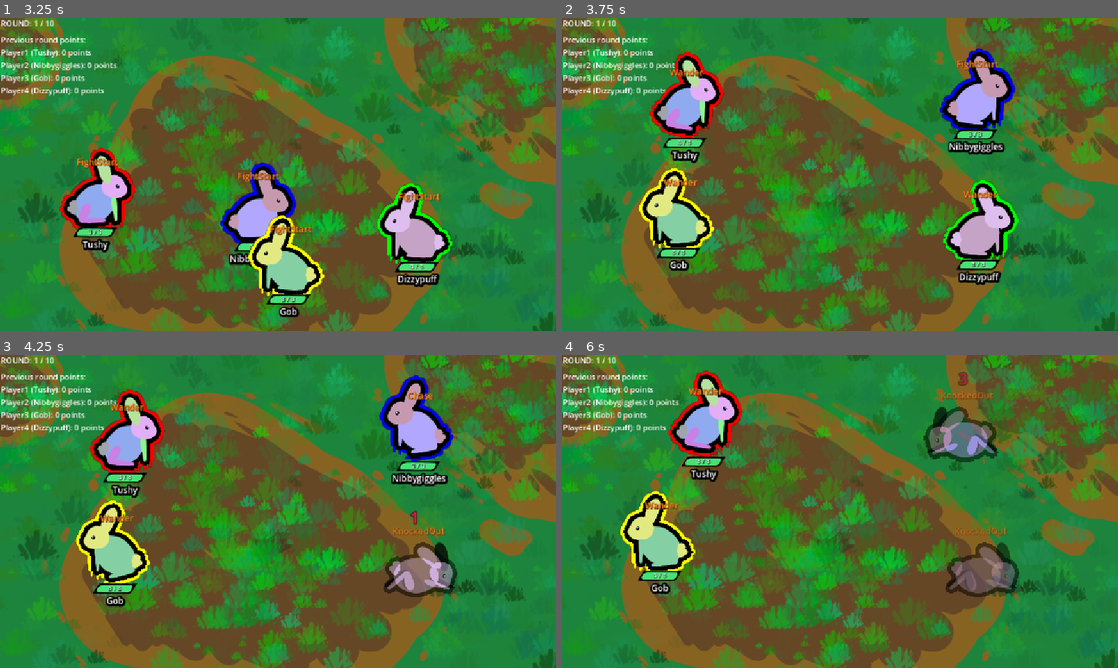
Above: before the commit, frames 1-4 (two rows, left to right).
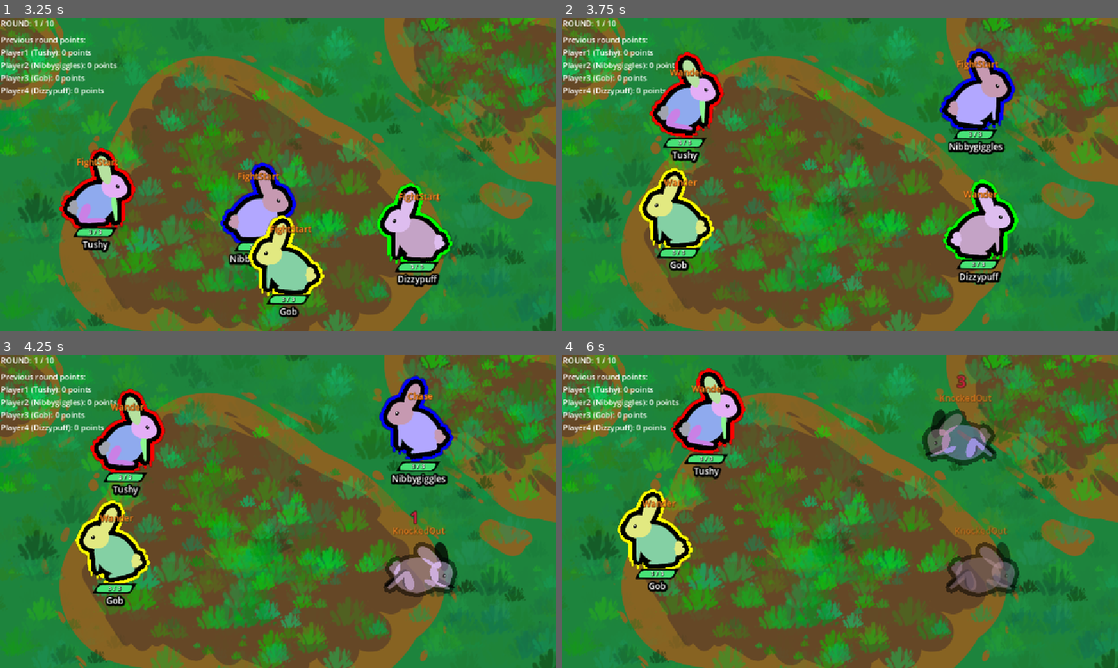
Above: after the commit, the same moments.

Repository: Galitie/tm2
Game: Godot game, scene res://test_scene.tscn
Same seed, same stepped clock (60 frames per second), same inputs: the game is played once before the commit and once after it. Sound files missing from this copy of the repository are replaced by a short silence.
Inputs (mouse positions are in pixels of both pictures, inside the frame that each line leads up to):
- Up to frame 1 (3.25 s): click (72, 68) at 0.52 s; click (72, 68) at 1.27 s; click (72, 68) at 2.02 s; tap Enter (ui_accept) at 2.75, 3.02 s; move the mouse to (400, 158) at 2.77 s; click (400, 158) at 2.92 s
- Up to frame 2 (3.75 s): move the mouse to (728, 190) at 3.52 s; click (728, 190) at 3.67 s
- Up to frame 3 (4.25 s): tap Enter (ui_accept) at 3.77 s
- Up to frame 4 (6 s): move the mouse to (895, 442) at 4.27 s; click (895, 442) at 4.42 s; move the mouse to (812, 574) at 5.02 s; click (812, 574) at 5.17 s; tap Enter (ui_accept) at 5.27 s; move the mouse to (1006, 558) at 5.77 s; click (1006, 558) at 5.92 s

Frame 1 is identical in both runs. In frame 2, 0.4% of the frame differs, in the area x 15-83%, y 10-86%; in frame 3, 1.7%; in frame 4, 4.4%, in the area x 10-83%, y 4-78%.

Commit message:
Futzed with chase again

Diff:
--- a/StateMachine/chase.gd
+++ b/StateMachine/chase.gd
@@ -11,11 +11,10 @@
 var max_accel: float = 5000.0
 
 # --- Side-chase settings ---
-var side_offset: float = 50     # how far to the side of the target to aim
+var side_offset: float = 72.0     # how far to the side of the target to aim
 var side_sign: int = 1            # +1 = target's right, -1 = target's left
 var lead_time: float = 0.15       # small predictive lead, optional
-var chose_side: bool = false
-var side_goal
+
 
 func randomize_chase():
 	chase_time = randf_range(3, 8)
@@ -44,25 +43,12 @@
 				forward = Vector2(1, 0)
 
 		var right_vec = forward.orthogonal()
-		side_offset = target_mon.body_collision.shape.radius
-
-		if !chose_side:
-			var side_goal_option_1 = predicted + right_vec * side_offset * -(side_sign)
-			var side_goal_option_2 = predicted + right_vec * side_offset * side_sign
-			var to_goal_option_1 = side_goal_option_1 - monster.global_position
-			var to_goal_option_2 = side_goal_option_2 - monster.global_position
-			print(to_goal_option_1, " ", to_goal_option_2)
-			if to_goal_option_1 >= to_goal_option_2:
-				print("option 2 is smaller, go right")
-				side_goal = side_goal_option_2
-			else:
-				print("option 1 is smaller, go left")
-				side_goal = side_goal_option_1
-			chose_side = true
+		side_offset = target_mon.body_collision.shape.radius * 1.25
+		var side_goal = predicted + right_vec * side_offset * side_sign
 		var to_goal = side_goal - monster.global_position
 		var dist = to_goal.length()
 		chase_time -= delta
-		if dist > (target_mon.body_collision.shape.radius * 1.25) and target_mon.current_hp > 0.0 and chase_time > 0.0:
+		if dist > (target_mon.body_collision.shape.radius * 1.50) and target_mon.current_hp > 0.0 and chase_time > 0.0:
 			var desired_dir = Vector2()
 			if dist > 0.0:
 				desired_dir = to_goal.normalized()
@@ -79,7 +65,6 @@
 
 			monster.velocity = monster.velocity + steering * delta
 		else:
-			chose_side = false
 			monster.velocity = Vector2()
 			var rand = [1, 2].pick_random()
 			if rand == 1:
@@ -96,6 +81,10 @@
 		monster.animation_player.play("walk", -1.0, 1.5)
 		monster.move_speed += move_speed_adjust
 
+		if randf() < 0.5:
+			side_sign = -1
+		else:
+			side_sign = 1
 	else:
 		ChooseNewState.emit()
 
--- a/monster.gd
+++ b/monster.gd
@@ -5,7 +5,7 @@
 var current_hp : int = max_hp
 var base_damage : int = 1
 var intelligence : int = 1
-var move_speed : int = 35
+var move_speed : int = 40
 var attack_speed : int = 1
 var crit_chance: int = 1
 var crit_multiplier: float = 1.5
--- a/monster.tscn
+++ b/monster.tscn
@@ -129,6 +129,7 @@
 [node name="Monster" type="CharacterBody2D" groups=["Monster"]]
 y_sort_enabled = true
 motion_mode = 1
+wall_min_slide_angle = 0.0872665
 script = ExtResource("1_ni8ke")
 
 [node name="root" type="CanvasGroup" parent="."]
--- a/project.godot
+++ b/project.godot
@@ -26,7 +26,6 @@
 
 [display]
 
-window/size/mode=3
 window/stretch/mode="canvas_items"
 
 [global_group]
